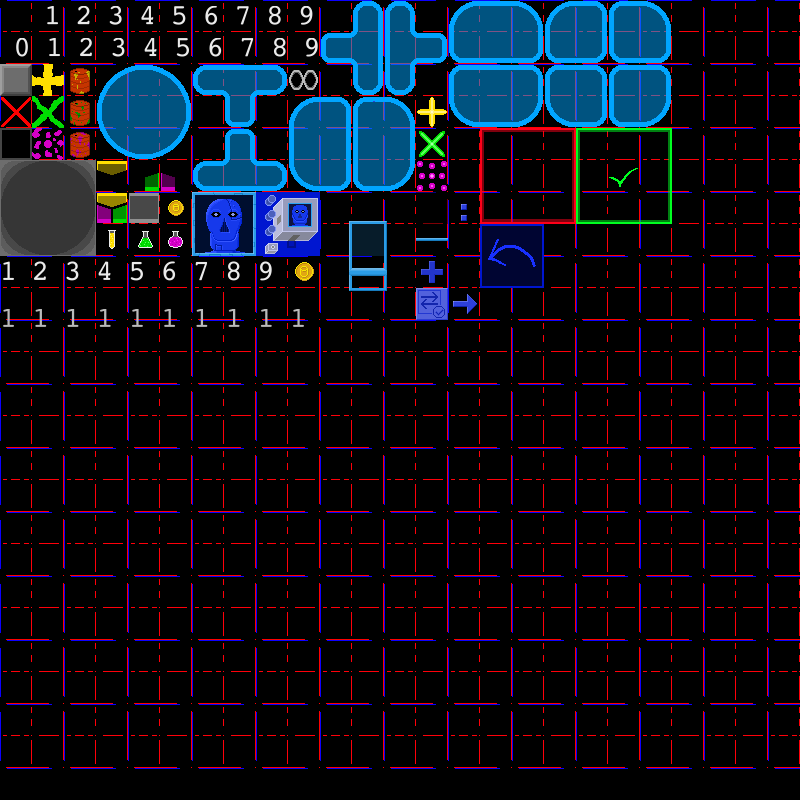
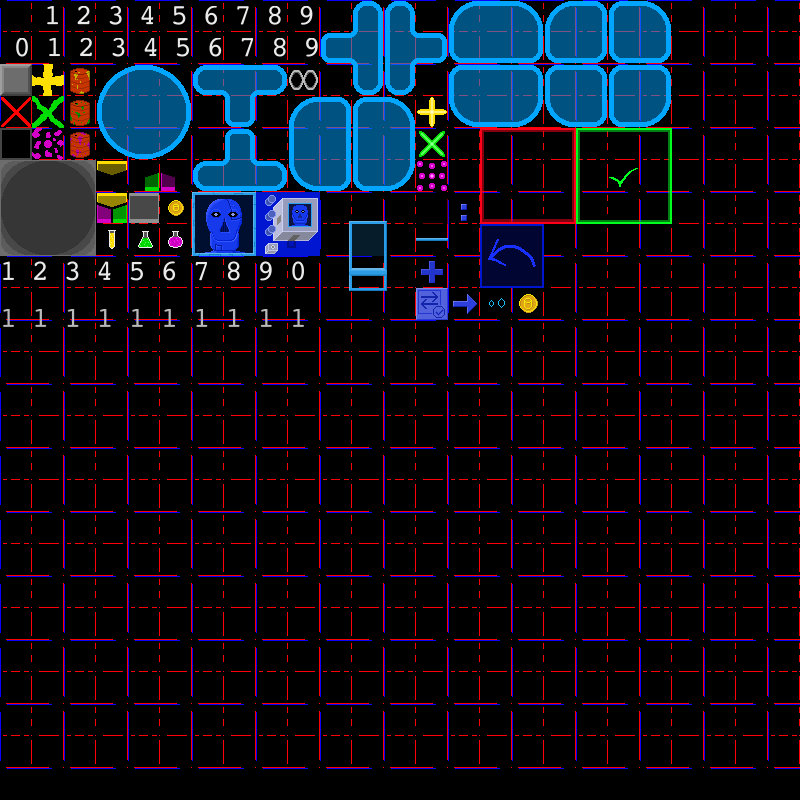
Two versions of the same layered image (800 x 800). Layer-by-layer changes:
painted on "Calque de dessin 1" over [292, 101, 538, 313]
painted on "grille" over [292, 101, 538, 313]
painted on "Arrière-plan" over [292, 101, 538, 313]
